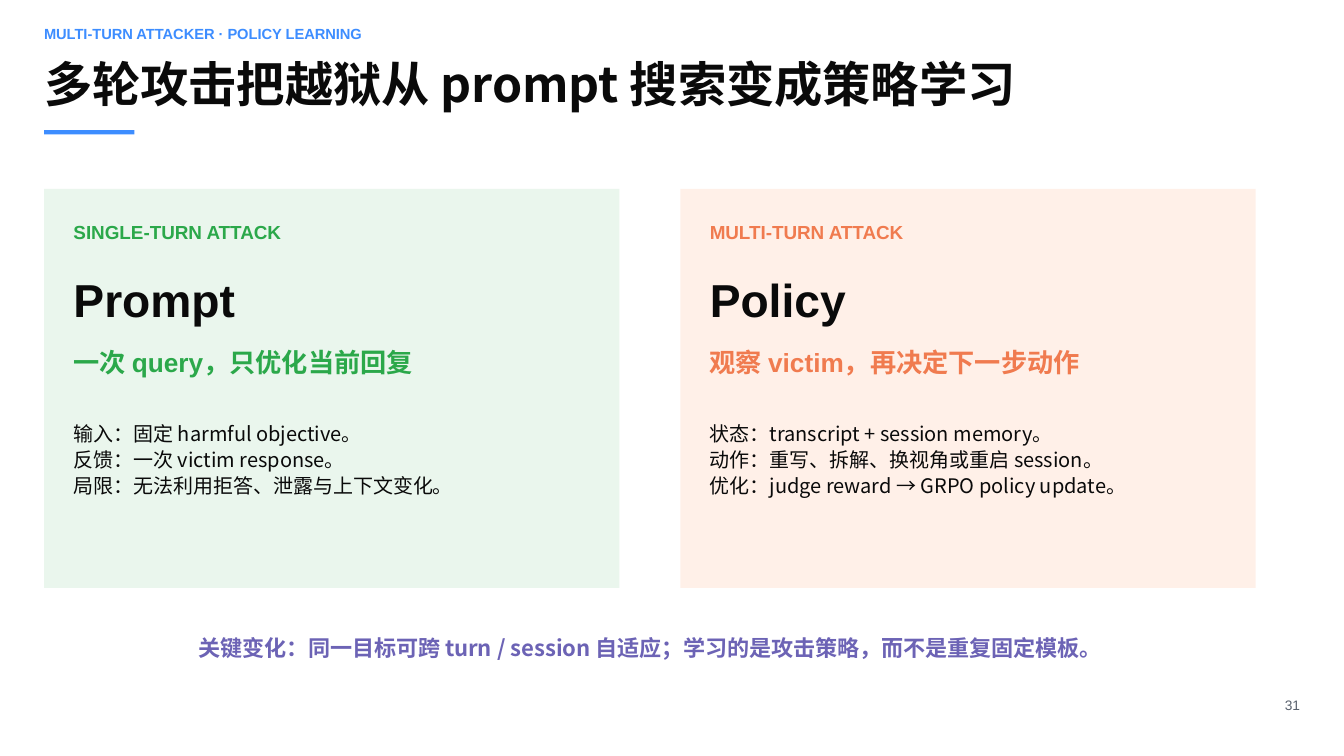
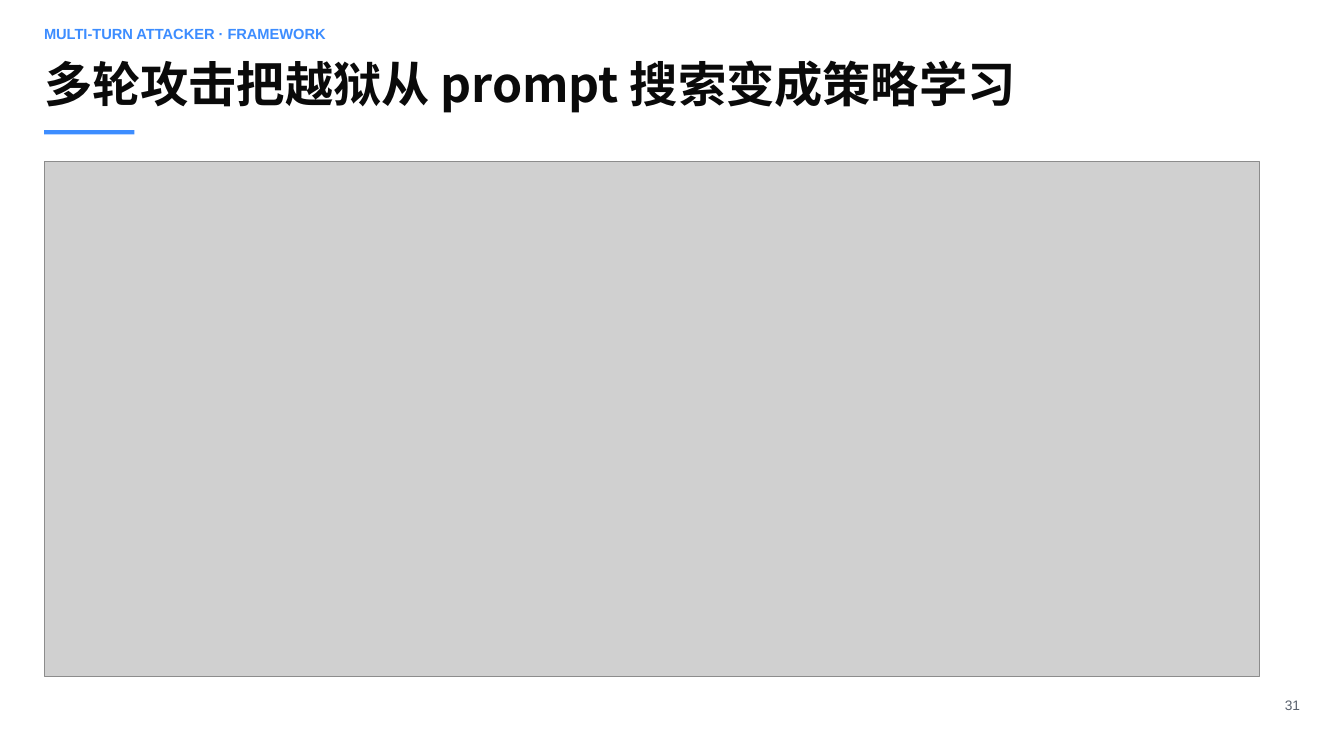
Before and after one commit to sunxin000/resume, a slide deck: slide 31 of interview-presentation.pptx. Drawn at 1344x756 pixels with LibreOffice and Linux fonts; fonts in the diff are those of the drawing; grey boxes stand for pictures. Boxes give left, top, right and bottom in pixels: in the first picture for what was removed or moved away, otherwise in the second. Text is boxed around its words. In the diff, an @@ line names an element or a change of style, - is before the commit and + after.

```diff
--- a/interview-presentation.pptx
+++ b/interview-presentation.pptx
@@ text at (x1=44, y1=28, x2=326, y2=39): text changed @@
-MULTI-TURN ATTACKER · POLICY LEARNING
+MULTI-TURN ATTACKER · FRAMEWORK
@@ picture added at (x1=44, y1=161, x2=1260, y2=676) @@
@@ rectangle removed at (x1=44, y1=190, x2=620, y2=589) @@
@@ rectangle removed at (x1=681, y1=190, x2=1256, y2=589) @@
@@ text removed at (x1=73, y1=226, x2=282, y2=239) @@
-SINGLE-TURN ATTACK
@@ text removed at (x1=710, y1=226, x2=904, y2=239) @@
-MULTI-TURN ATTACK
@@ text removed at (x1=73, y1=285, x2=235, y2=326) @@
-Prompt
@@ text removed at (x1=710, y1=283, x2=846, y2=326) @@
-Policy
@@ text removed at (x1=73, y1=350, x2=413, y2=378) @@
-一次 query，只优化当前回复
@@ text removed at (x1=710, y1=349, x2=1080, y2=376) @@
-观察 victim，再决定下一步动作
@@ text removed at (x1=73, y1=424, x2=452, y2=495) @@
-输入：固定 harmful objective。
-反馈：一次 victim response。
-局限：无法利用拒答、泄露与上下文变化。
@@ text removed at (x1=710, y1=424, x2=1127, y2=498) @@
-状态：transcript + session memory。
-动作：重写、拆解、换视角或重启 session。
-优化：judge reward → GRPO policy update。
@@ text removed at (x1=198, y1=637, x2=1102, y2=660) @@
-关键变化：同一目标可跨 turn / session 自适应；学习的是攻击策略，而不是重复固定模板。
```
Also in this commit, not shown: 6 other slides changed, 3 slides added, 1 slide removed.
